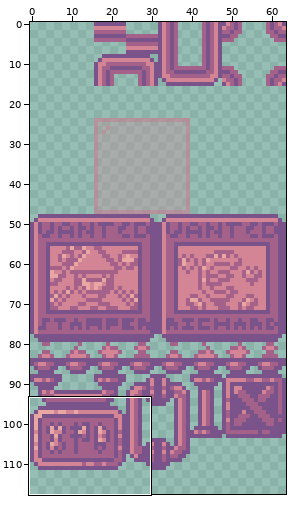
Sprite sheet, stored at TowerOfDreams/sprites/sFloor2BG/a12a9b3a-c362-48d5-9864-8e0c6f503840.png. Above: a wide view before the commit, with the close-up outlined.
Close-up. Before the edit:
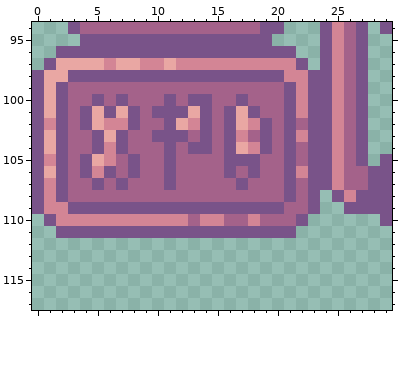
The file is 64x128 pixels. Shown: x 0..29, y 94..117. The wide view leaves out empty margins.
Once edited:
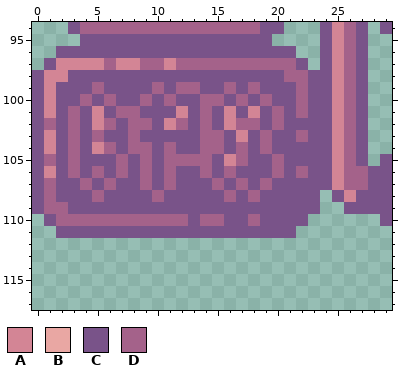
Palette (. is transparent): A #d38595  B #e9a7a3  C #795389  D #a4628a
Changes in this commit:
@@ x 0..29 @@
  96 ..CCCCCCCCCCCCCCCCCCCC..CADC..
- 97 .CBBBBABBAABAAAAAAAAAAC.CADC..
- 98 CBBCCCCCCCCCCCCCCCCCCAACCADC..
- 99 CBCDDDDDDDDDDDDDDDDDDCACCADC..
-100 CBCDDCDCDDDCDCCDDCDDDCACCADC..
-101 CBCDCBCBCDCCCBCDCBCDDCACCADC..
-102 CACDCBAACDDCBACDCBACDCDCCADC..
-103 CBCDDCBCDDCCCDCDCADCDCACCADC..
-104 CBCDDCACDDDCDCCDCBACDCDCCADC..
-105 CACDCBADCDDCDDDDCCCDDCDCCADC.C
-106 CBCDCACDCDDCDDDDCDCDDCACCADDCC
-107 CACDDCDCDDDCDDDDDCDDDCDCCADDCC
-108 CACDDDDDDDDDDDDDDDDDDCDC.CACCC
-109 CAACCCCCCCCCCCCCCCCCCDDC..CCCC
-110 .CAAAAAAAAAAADAADDADDDC......C
+ 97 .CAAAADAADDADDDDDDDDDDC.CADC..
+ 98 CAACCCCCCCCCCCCCCCCCCDDCCADC..
+ 99 CACCCDCCCCDCDDCCDCDCCCDCCADC..
+100 CACCDCDCCDCDCCDDCDCDCCDCCADC..
+101 CACDCACDDCCCACDCACACDCDCCADC..
+102 CDCDCADCDDCADCDCADDCDCCCCADC..
+103 CACDCDCCDCCCCCDDCACDCCDCCADC..
+104 CACDCADCDDCDCCDDCDCDCCCCCADC..
+105 CDCDCCCDCDCDDDDCADCCDCCCCADC.C
+106 CACDCDCDCDCDCCDCDCCCDCDCCADDCC
+107 CDCCDCDCCDCDCCCDCDCDCCCCCADDCC
+108 CDCCCDCCCCDCCCCCDCDCCCCC.CACCC
+109 CDDCCCCCCCCCCCCCCCCCCCCC..CCCC
+110 .CDDDDDDDDDDDCDDCCDCCCC......C
 111 ..CCCCCCCCCCCCCCCCCCCC........
Where, in picture pixels (left, top, right, bottom), the same in both close-ups:
changed: (44, 58, 308, 226)
